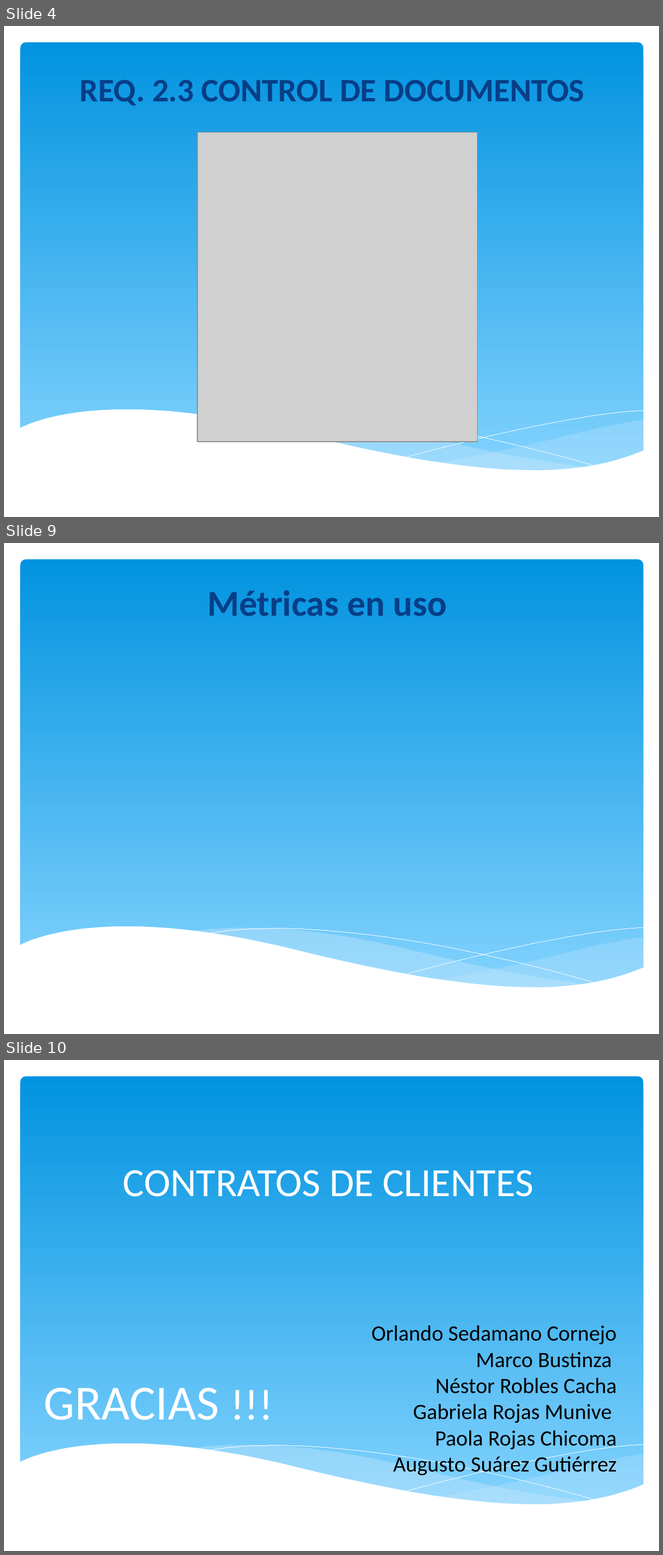
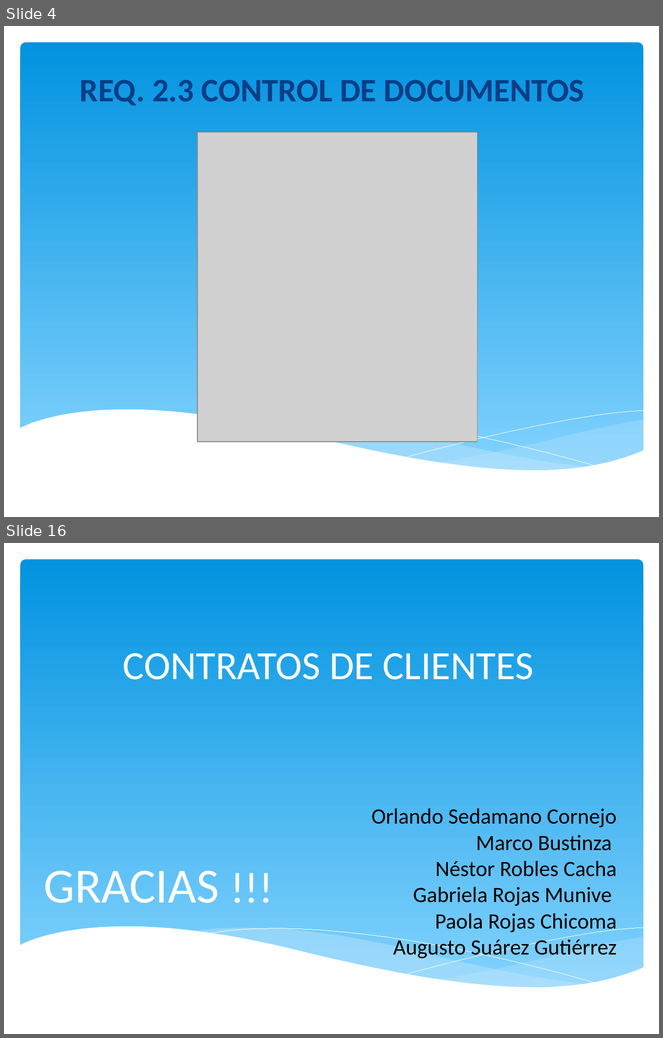
Before and after one commit to orlysemperfi/tp3-contratos-clientes, a slide deck: ITERACION 5/SUB ITERACION 4/PPT TP3 PRES04.pptx. Shown one above the other, each under a label of ours: slides 4, 9 and 10 before the commit, slides 4 and 16 after it; the slides between them are not shown. The pictures are 663x1555 and 663x1038 pixels, drawn with LibreOffice and Linux fonts; fonts in the diff are those of the drawing; grey boxes stand for pictures; background and template pictures are left out. Boxes give left, top, right and bottom in pixels: in the first picture for what was removed or moved away, otherwise in the second. Text is boxed around its words. In the diff, an @@ line names an element or a change of style, - is before the commit and + after.

```diff
--- a/ITERACION 5/SUB ITERACION 4/PPT TP3 PRES04.pptx
+++ b/ITERACION 5/SUB ITERACION 4/PPT TP3 PRES04.pptx
@@ slide 9 removed at box(4, 543, 659, 1034), background #FFFFFF; not listed: 6 template elements that a slide beside it also shows @@
@@ title removed at box(207, 590, 447, 616) @@
-Métricas en uso
@@ what was slide 10 is now slide 16 @@
```
Also in this commit, not shown: 1 slide changed, 10 slides added, 3 other slides removed.
